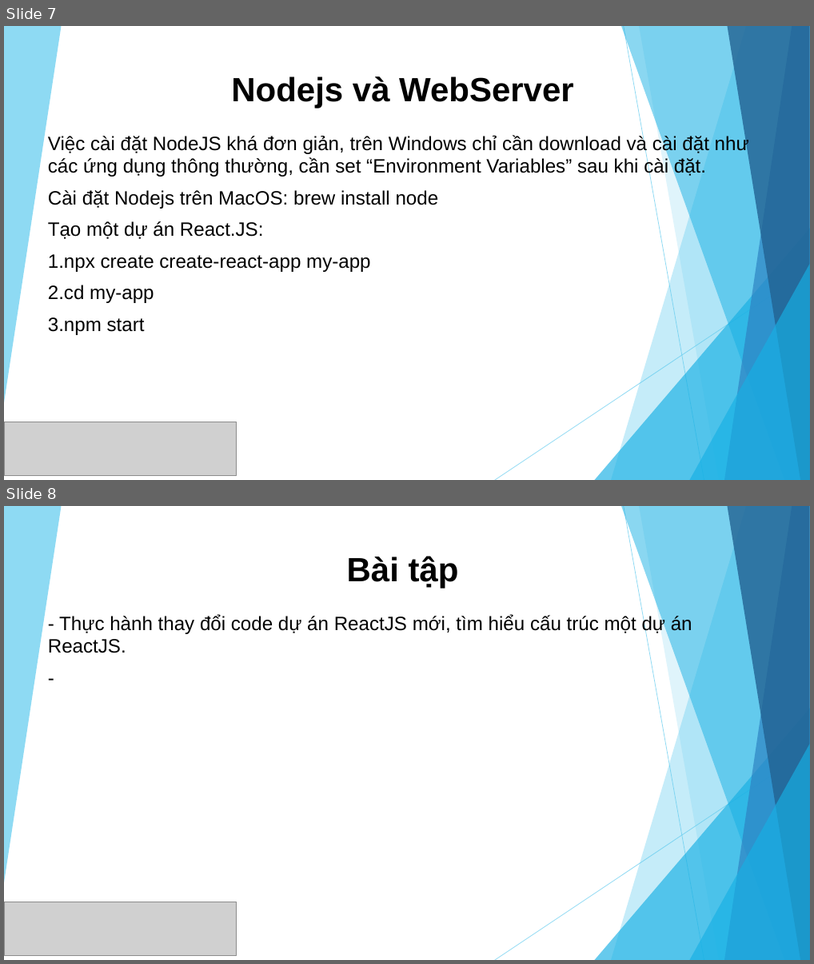
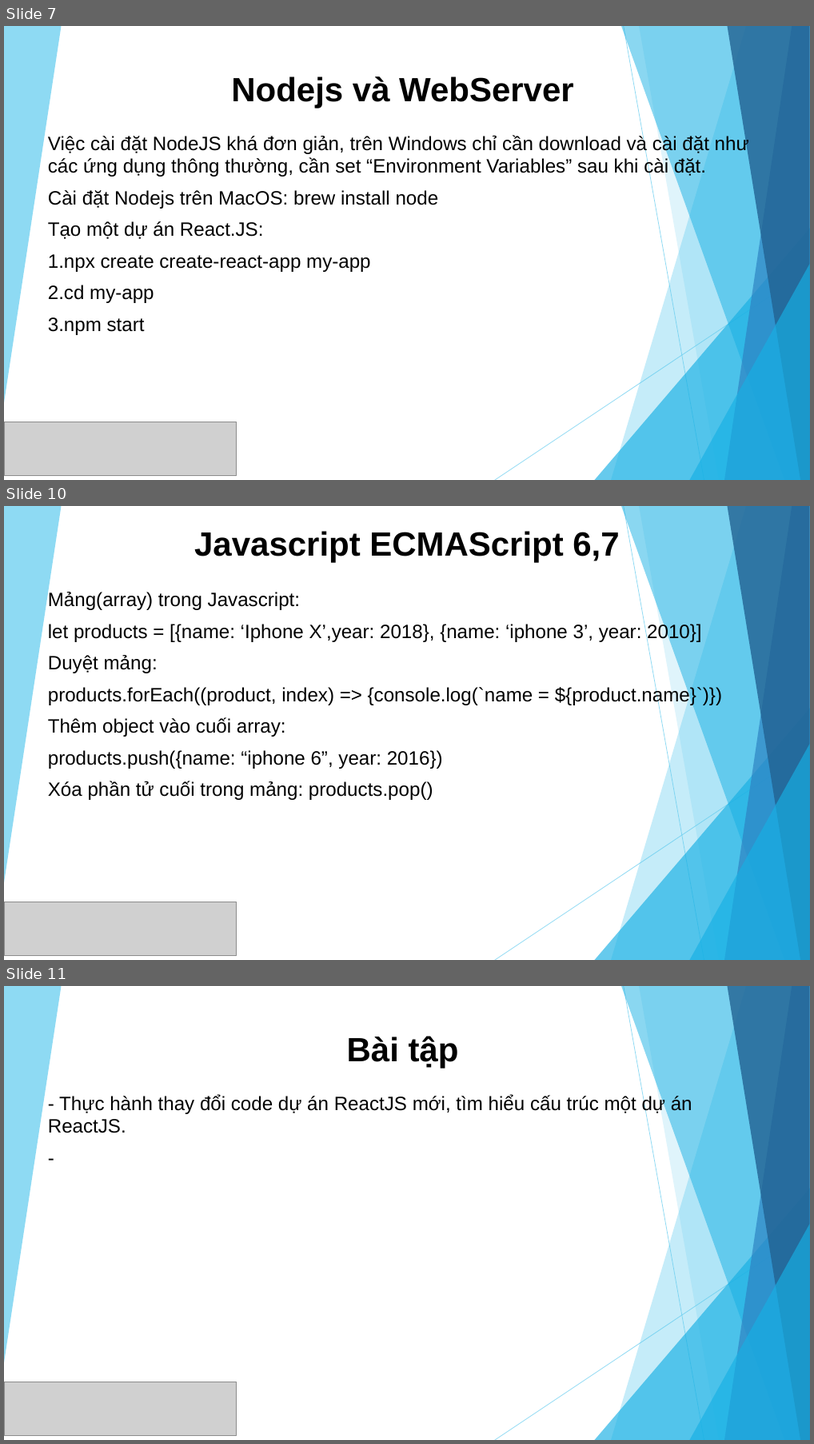
Before and after one commit to sunlight3d/CecomtechReactJST03-2019, a slide deck: Phần 1-Giới thiệu React JS.pptx. Shown one above the other, each under a label of ours: slides 7 and 8 before the commit, slides 7, 10 and 11 after it; the slides between them are not shown. The pictures are 814x964 and 814x1444 pixels, drawn with LibreOffice and Linux fonts; fonts in the diff are those of the drawing; grey boxes stand for pictures. Boxes give left, top, right and bottom in pixels: in the first picture for what was removed or moved away, otherwise in the second. Text is boxed around its words. In the diff, an @@ line names an element or a change of style, - is before the commit and + after.

```diff
--- a/Phần 1-Giới thiệu React JS.pptx
+++ b/Phần 1-Giới thiệu React JS.pptx
@@ slide 10 added at box(4, 506, 810, 960), background #FFFFFF; not listed: 10 template elements that a slide beside it also shows @@
@@ title added at box(194, 531, 619, 562), 40 pt, text #000000, bold @@
+Javascript ECMAScript 6,7
@@ subtitle added at box(48, 592, 722, 800), 23 pt, text #000000 @@
+Mảng(array) trong Javascript:
+let products = [{name: ‘Iphone X’,year: 2018}, {name: ‘iphone 3’, year: 2010}]
+Duyệt mảng:
+products.forEach((product, index) => {console.log(`name = ${product.name}`)})
+Thêm object vào cuối array:
+products.push({name: “iphone 6”, year: 2016})
+Xóa phần tử cuối trong mảng: products.pop()
@@ picture added at box(4, 902, 237, 956) @@
@@ what was slide 8 is now slide 11 @@
```
Also in this commit, not shown: 1 slide changed, 2 other slides added, 2 other files.
